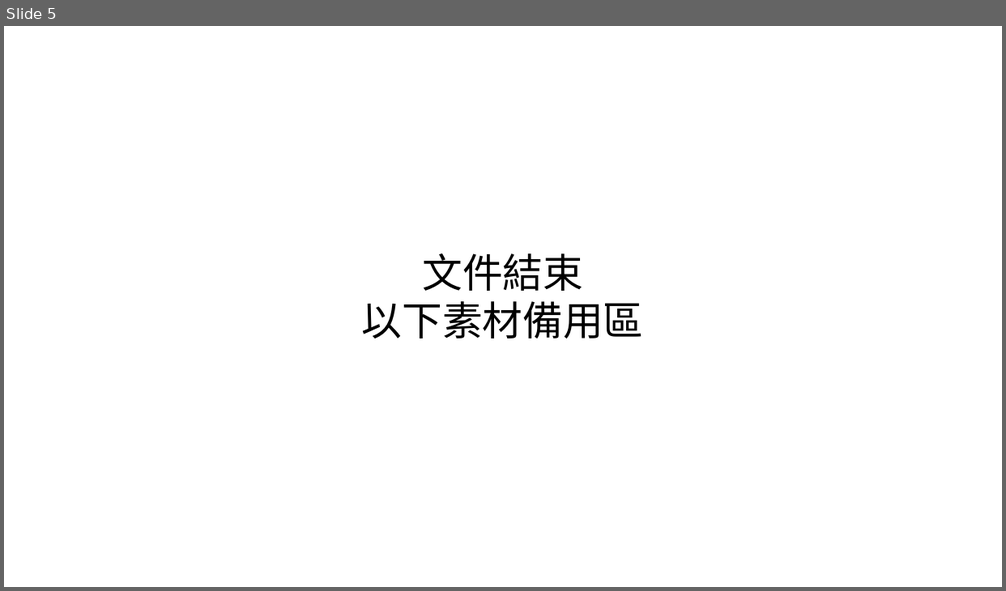
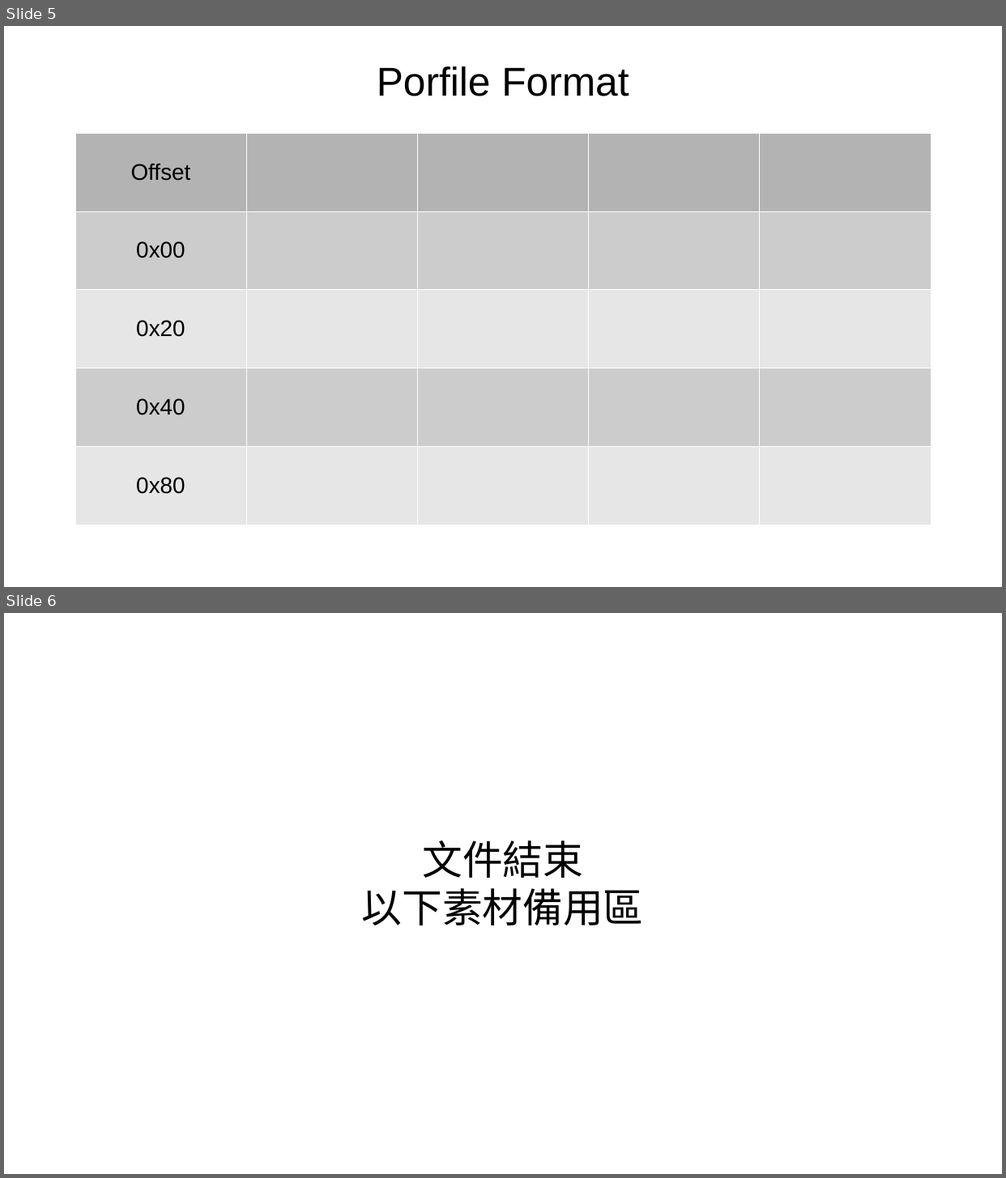
Before and after one commit to tomjpsun/obsidianVaults, a slide deck: DM9051A OTP 燒錄專案/8051A OTP GUI.odp. Shown one above the other, each under a label of ours: slide 5 before the commit, slides 5 and 6 after it. The pictures are 1006x591 and 1006x1178 pixels, drawn with LibreOffice and Linux fonts; fonts in the diff are those of the drawing. Boxes give left, top, right and bottom in pixels: in the first picture for what was removed or moved away, otherwise in the second. Text is boxed around its words. In the diff, an @@ line names an element or a change of style, - is before the commit and + after.

Commit message:
vault backup: 2023-12-15 08:50:10
Affected files:
DM9051A OTP 燒錄專案/.~lock.8051A OTP GUI.odp#
DM9051A OTP 燒錄專案/8051A OTP GUI.odp

```diff
--- a/DM9051A OTP 燒錄專案/8051A OTP GUI.odp
+++ b/DM9051A OTP 燒錄專案/8051A OTP GUI.odp
@@ slide 5 added at (4,26,1002,587), background #FFFFFF @@
@@ text added at (377,66,629,96), 32 pt, text #000000 @@
+Porfile Format
@@ table added at (75,133,931,525), 5 rows, 5 columns @@
+Offset |  |  |  | 
+0x00 |  |  |  | 
+0x20 |  |  |  | 
+0x40 |  |  |  | 
+0x80 |  |  |  | 
@@ what was slide 5 is now slide 6 @@
```
Also in this commit, not shown: 1 other file.
